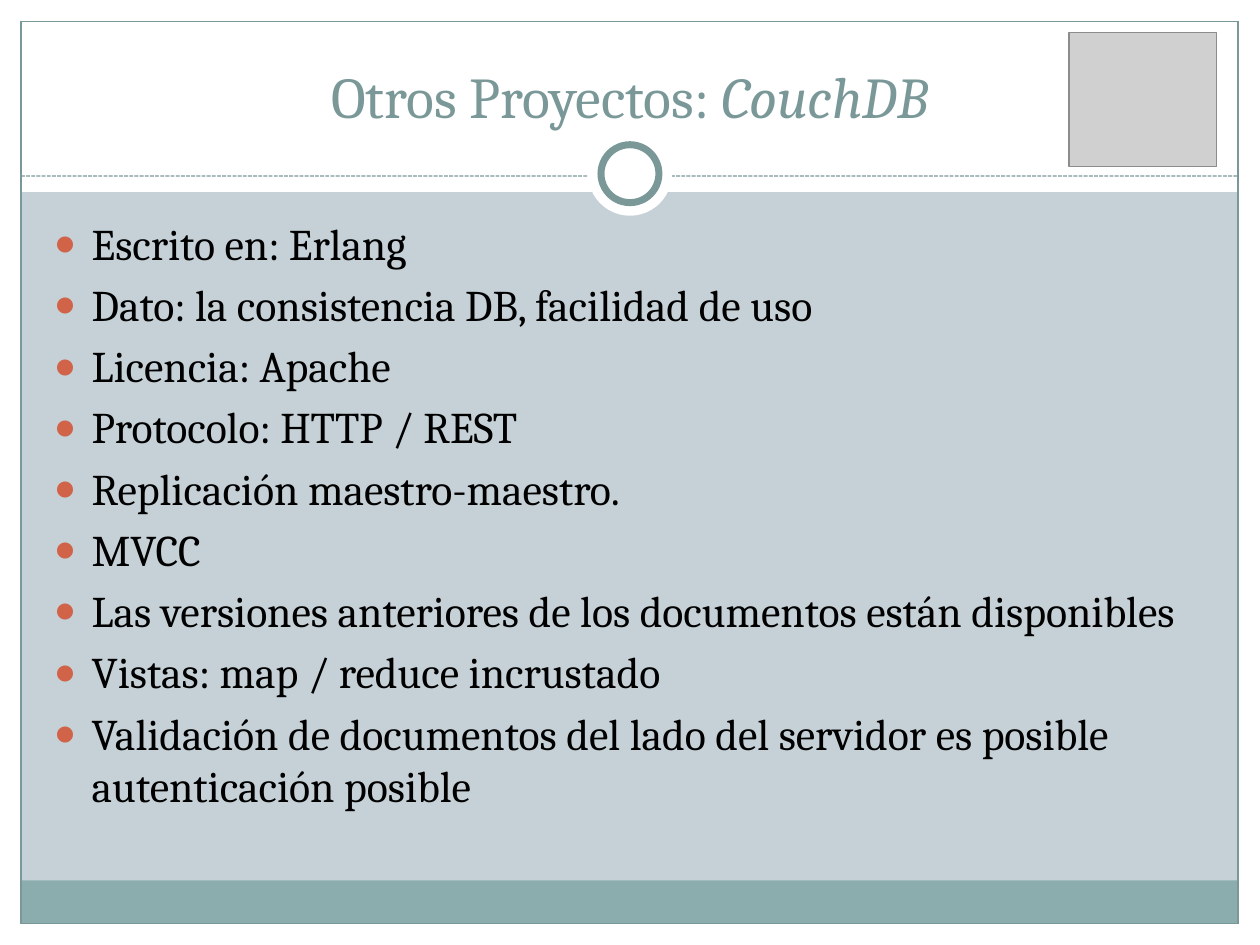
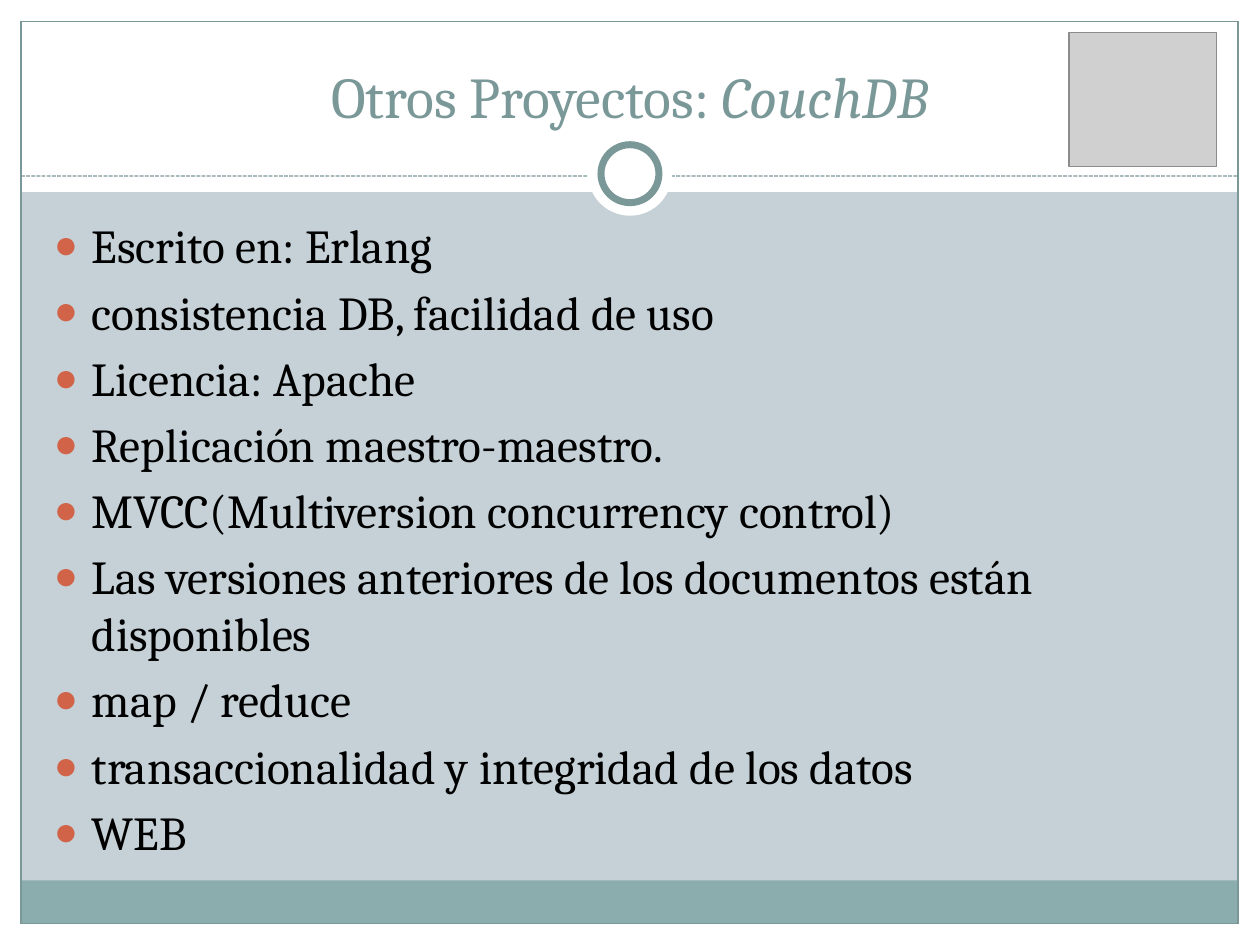
Before and after one commit to Transistores-de-silicio/Trabajo-MABD, a slide deck: slide 41 of BigTable.pptx (slide 40 before the commit). Drawn at 1260x945 pixels with LibreOffice and Linux fonts; fonts in the diff are those of the drawing; grey boxes stand for pictures. Boxes give left, top, right and bottom in pixels: in the first picture for what was removed or moved away, otherwise in the second. Text is boxed around its words. In the diff, an @@ line names an element or a change of style, - is before the commit and + after.

```diff
--- a/BigTable.pptx
+++ b/BigTable.pptx
@@ text at [92, 230, 1033, 661]: size 25 to 27 pt in "Escrito en: Erlang", "Licencia: Apache", "Replicación maestro-maestro.", "Las versiones anteriores de los documentos están ..." @@
@@ text at [92, 296, 714, 336]: text changed; size 25 to 27 pt @@
-● Dato: la consistencia DB, facilidad de uso
+● consistencia DB, facilidad de uso
@@ text at [92, 412, 517, 444]: paragraph removed @@
-● Protocolo: HTTP / REST
@@ text at [92, 494, 895, 538]: text changed; size 25 to 27 pt @@
-● MVCC
+● MVCC(Multiversion concurrency control)
@@ text at [92, 684, 913, 850]: text changed; size 25 to 27 pt @@
-● Vistas: map / reduce incrustado
-● Validación de documentos del lado del servidor es posible autenticación posible
+● map / reduce
+● transaccionalidad y integridad de los datos
+● WEB
```
Also in this commit, not shown: 14 other slides changed, 1 slide added, 2 other files.
